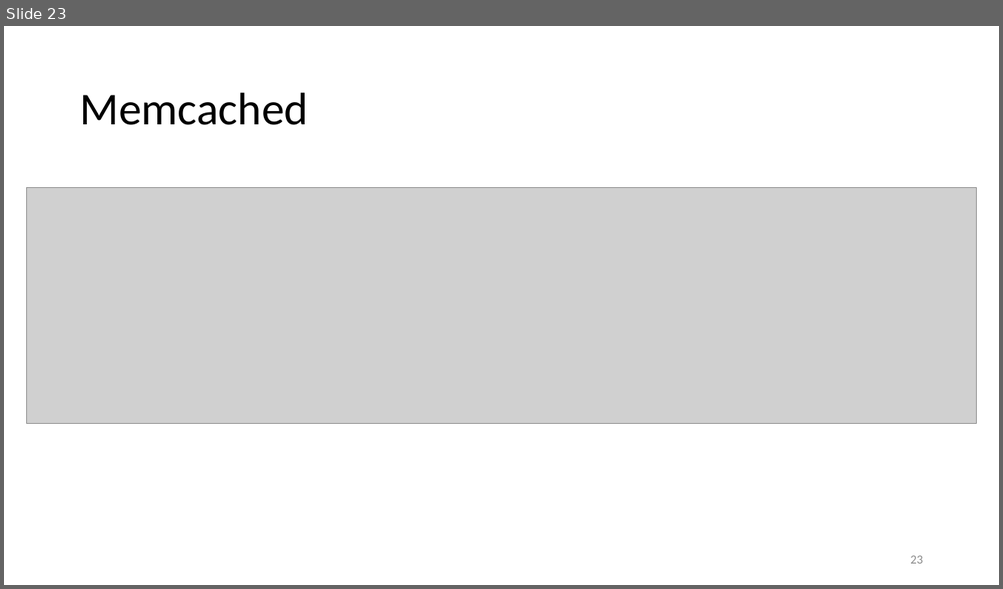
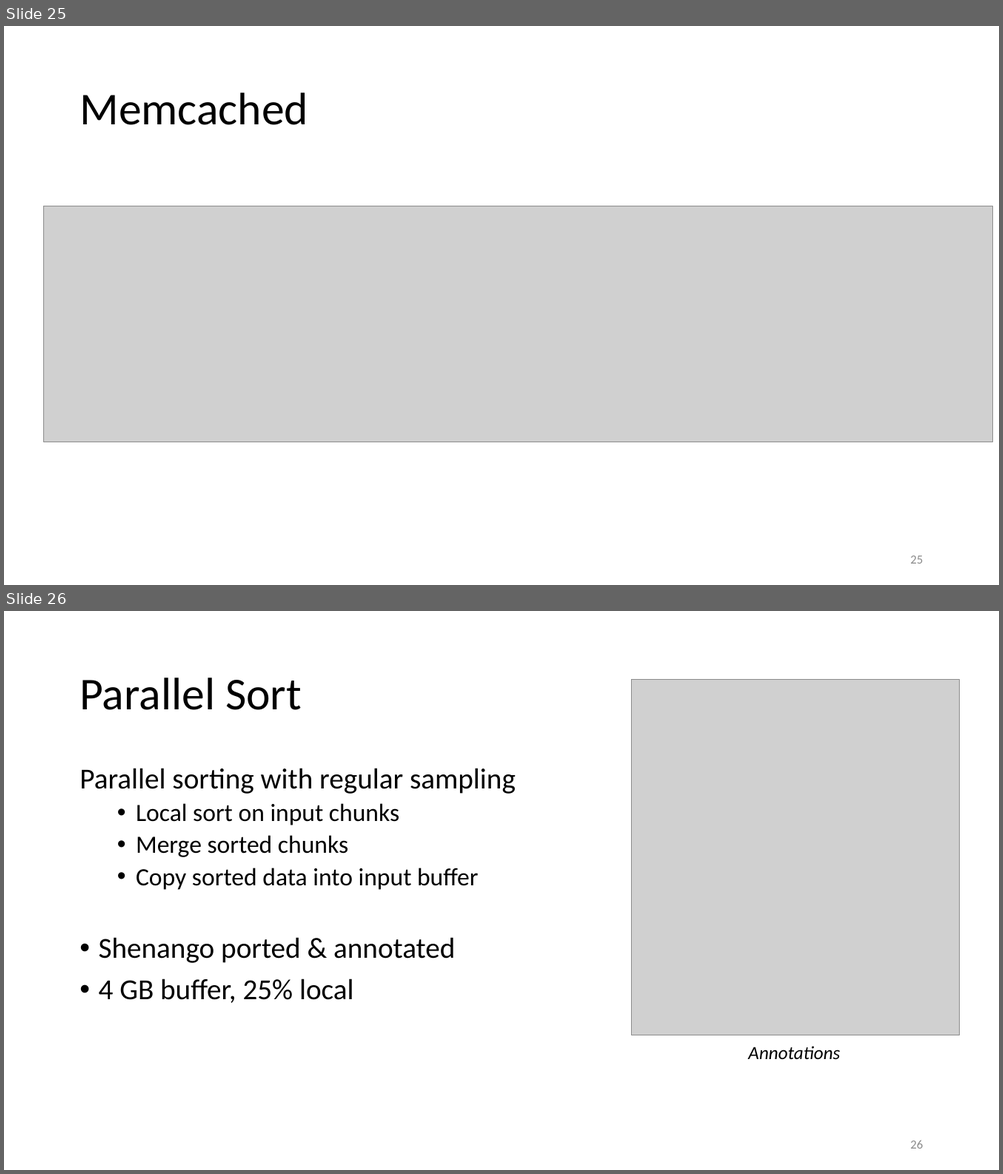
Before and after one commit to eden-farmem/eden-all, a slide deck: doc/talks/asplos.pptx. Shown one above the other, each under a label of ours: slide 23 before the commit, slides 25 and 26 after it. The pictures are 1003x589 and 1003x1174 pixels, drawn with LibreOffice and Linux fonts; fonts in the diff are those of the drawing; grey boxes stand for pictures. Boxes give left, top, right and bottom in pixels: in the first picture for what was removed or moved away, otherwise in the second. Text is boxed around its words. In the diff, an @@ line names an element or a change of style, - is before the commit and + after.

```diff
--- a/doc/talks/asplos.pptx
+++ b/doc/talks/asplos.pptx
@@ slide 26 added at [4, 611, 999, 1170], background #FFFFFF @@
@@ title added at [79, 678, 301, 710], 44 pt, text #000000 @@
+Parallel Sort
@@ picture added at [632, 679, 959, 1036] @@
@@ text added at [79, 768, 515, 1003], 28 pt, text #000000 @@
+Parallel sorting with regular sampling
+  • Local sort on input chunks
+  • Merge sorted chunks
+  • Copy sorted data into input buffer
+• Shenango ported & annotated
+• 4 GB buffer, 25% local
@@ text added at [748, 1046, 839, 1060], 18 pt, text #000000, italic @@
+Annotations
@@ page number added at [910, 1141, 922, 1149], 12 pt, text #8C8C8C @@
+26
@@ what was slide 23 is now slide 25 @@
@@ slide 25 changed as well @@
@@ picture: place and size @@
-picture at [27, 188, 976, 424]
+picture at [43, 207, 993, 443]
@@ page number at [910, 556, 922, 564]: text changed @@
-23
+25
```
Also in this commit, not shown: 16 other slides changed, 16 other slides added, 59 slides removed, 1 other file.
